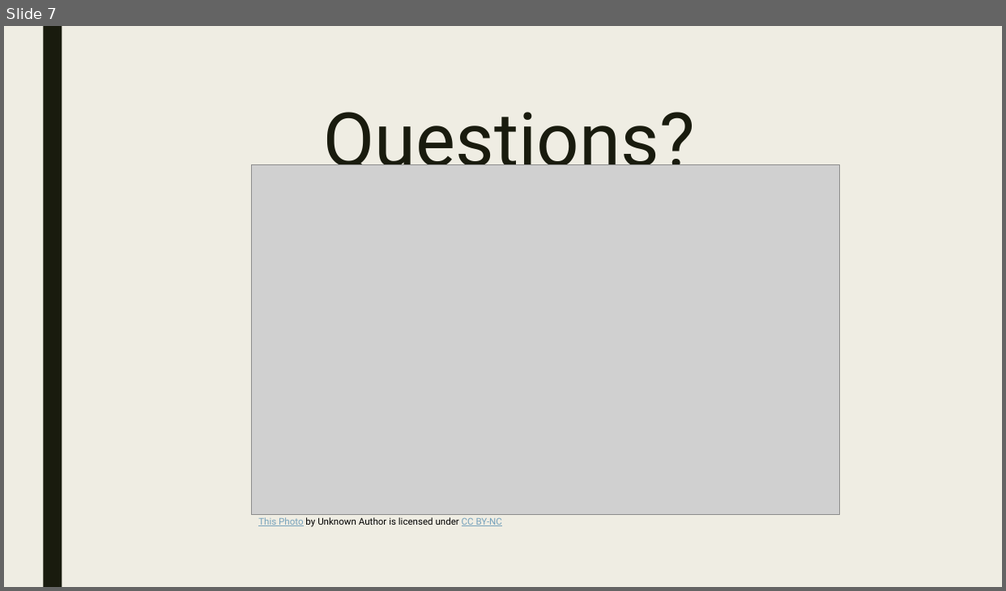
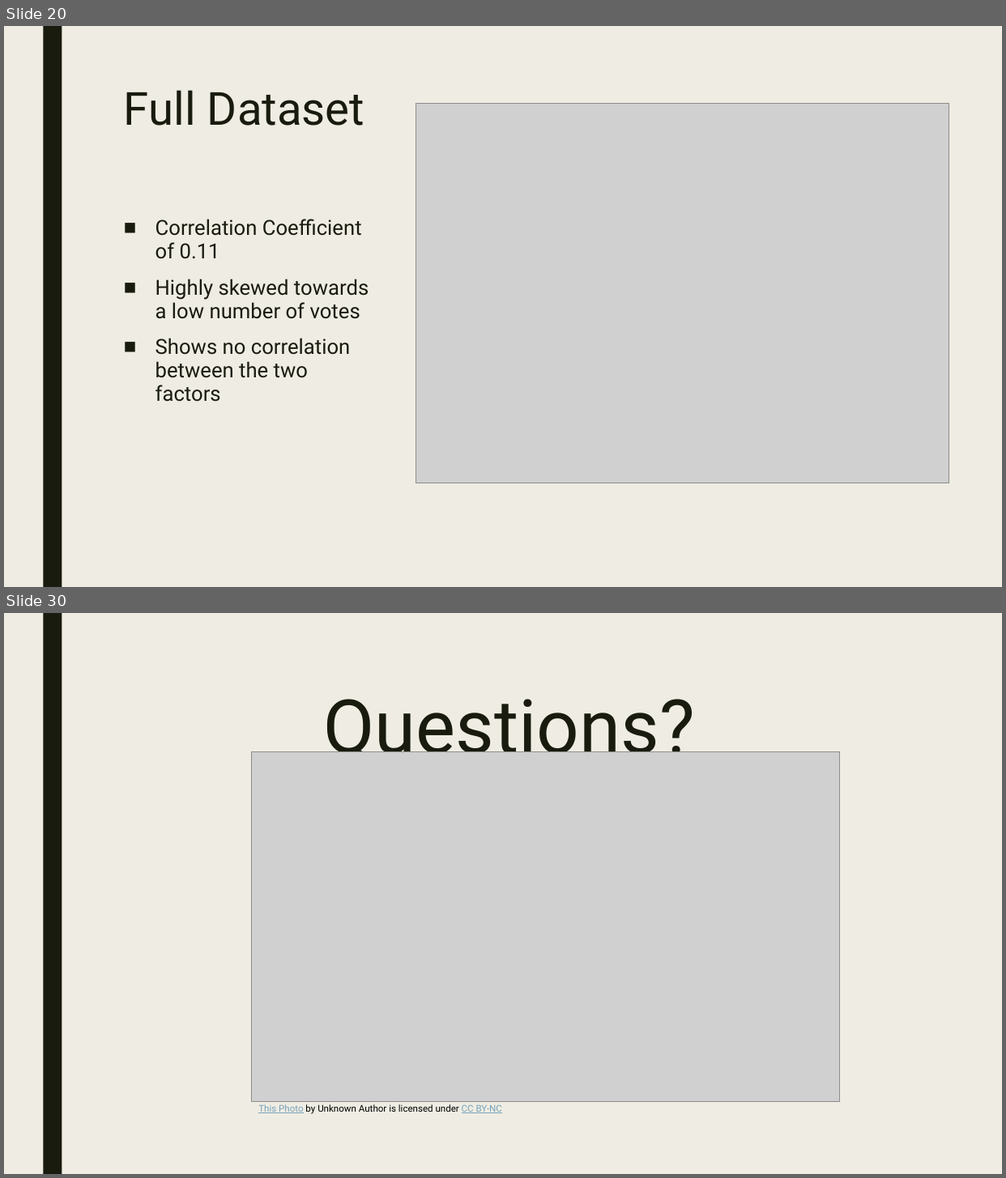
Before and after one commit to Zannyo/data-project-1, a slide deck: Presentation.pptx. Shown one above the other, each under a label of ours: slide 7 before the commit, slides 20 and 30 after it; the slides between them are not shown. The pictures are 1006x591 and 1006x1178 pixels, drawn with LibreOffice and Linux fonts; fonts in the diff are those of the drawing; grey boxes stand for pictures. Boxes give left, top, right and bottom in pixels: in the first picture for what was removed or moved away, otherwise in the second. Text is boxed around its words. In the diff, an @@ line names an element or a change of style, - is before the commit and + after.

```diff
--- a/Presentation.pptx
+++ b/Presentation.pptx
@@ slide 20 added at box(4, 26, 1002, 587), background #EFEDE3; not listed: 1 template element that a slide beside it also shows @@
@@ title added at box(124, 90, 364, 126), 44 pt, text #191B0E @@
+Full Dataset
@@ picture added at box(415, 104, 949, 484) @@
@@ text added at box(155, 219, 368, 402), 20 pt, text #191B0E @@
+■ Correlation Coefficient of 0.11
+■ Highly skewed towards a low number of votes
+■ Shows no correlation between the two factors
@@ what was slide 7 is now slide 30 @@
```
Also in this commit, not shown: 5 slides changed, 23 other slides added, 1 slide removed, 2 other files.
